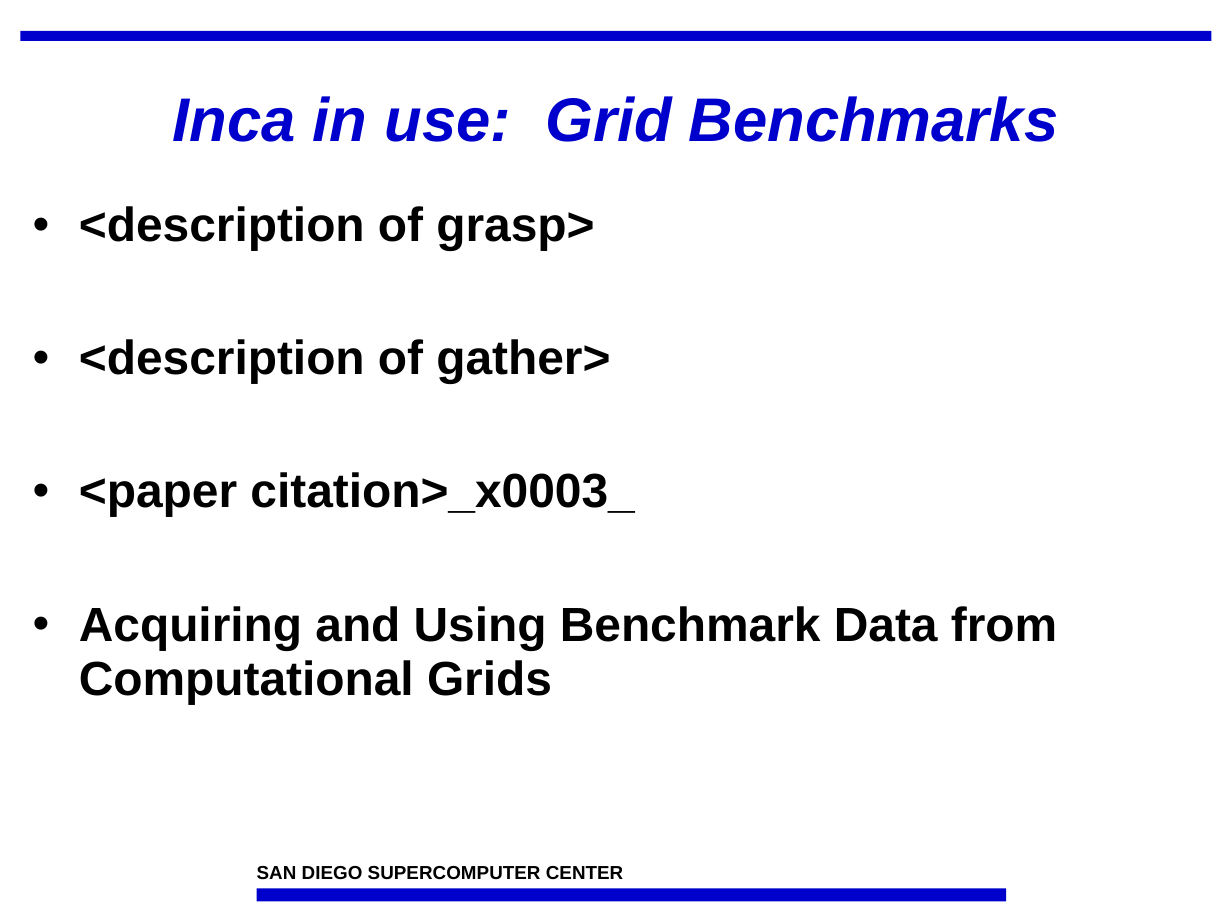
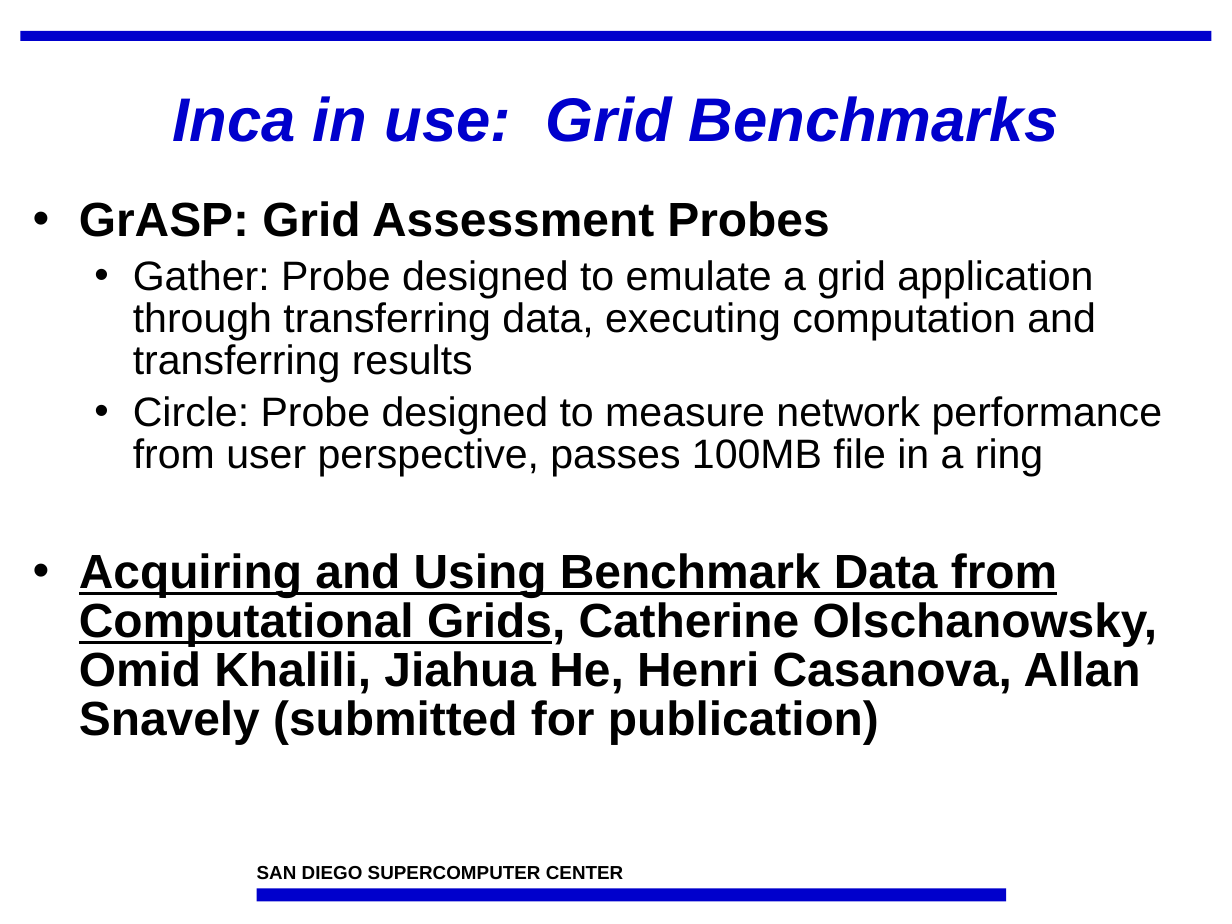
Before and after one commit to IncaProject/inca-xsede, a slide deck: slide 22 of talks/inca_sc05.ppt. Drawn at 1232x924 pixels with LibreOffice and Linux fonts; fonts in the diff are those of the drawing; background and template pictures are left out. Boxes give left, top, right and bottom in pixels: in the first picture for what was removed or moved away, otherwise in the second. Text is boxed around its words. In the diff, an @@ line names an element or a change of style, - is before the commit and + after.

Commit message:
added a bit of Grasp stuff for you all

```diff
--- a/talks/inca_sc05.ppt
+++ b/talks/inca_sc05.ppt
@@ text at box(79, 201, 1162, 744): text changed; size 28 to 24 pt; bold off @@
-• <description of grasp>
-• <description of gather>
-• <paper citation>_x0003_
-• Acquiring and Using Benchmark Data from Computational Grids
+• GrASP: Grid Assessment Probes
+  • Gather: Probe designed to emulate a grid application through transferring data, executing computation and transferring results
+  • Circle: Probe designed to measure network performance from user perspective, passes 100MB file in a ring
+• Acquiring and Using Benchmark Data from Computational Grids, Catherine Olschanowsky, Omid Khalili, Jiahua He, Henri Casanova, Allan Snavely (submitted for publication)
```
Also in this commit, not shown: 7 other slides changed, 1 slide added.
